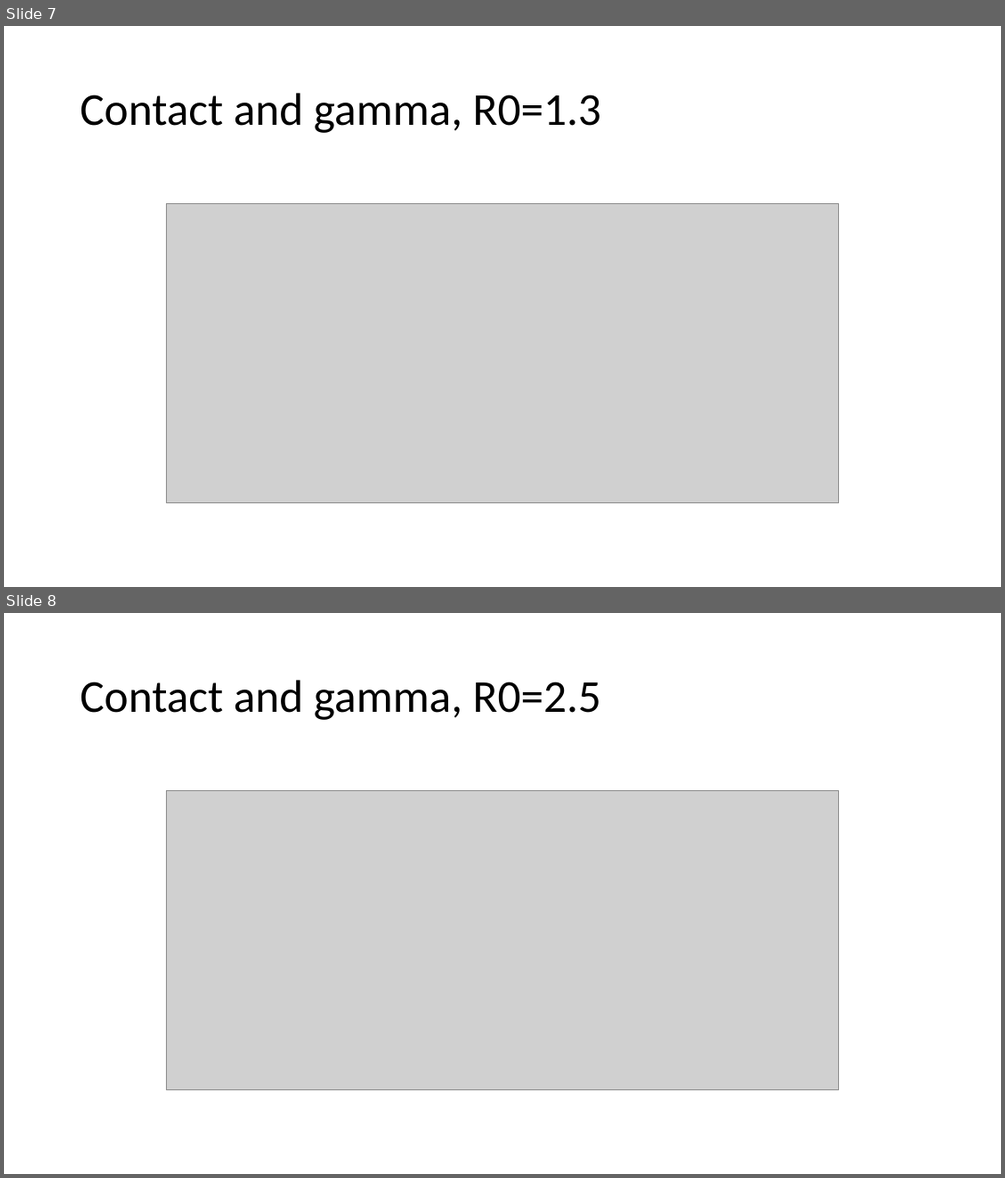
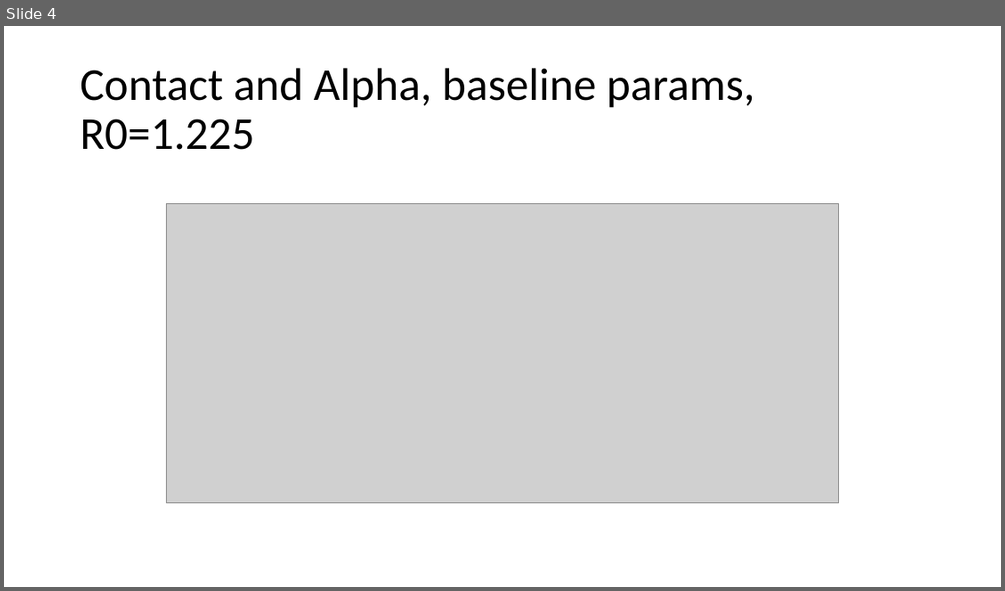
Before and after one commit to asbeagle/newGEM_SIR, a slide deck: someplotz.pptx. Shown one above the other, each under a label of ours: slides 7 and 8 before the commit, slide 4 after it. The pictures are 1005x1178 and 1005x591 pixels, drawn with LibreOffice and Linux fonts; fonts in the diff are those of the drawing; grey boxes stand for pictures. Boxes give left, top, right and bottom in pixels: in the first picture for what was removed or moved away, otherwise in the second. Text is boxed around its words. In the diff, an @@ line names an element or a change of style, - is before the commit and + after.

```diff
--- a/someplotz.pptx
+++ b/someplotz.pptx
@@ slide 8 removed at [4,613,1001,1174], background #FFFFFF @@
@@ title removed at [80,680,601,720] @@
-Contact and gamma, R0=2.5
@@ picture removed at [166,791,840,1090] @@
@@ what was slide 7 is now slide 4 @@
@@ slide 4 changed as well @@
@@ title at [80,68,755,150]: text changed @@
-Contact and gamma, R0=1.3
+Contact and Alpha, baseline params, R0=1.225
```
Also in this commit, not shown: 2 other slides changed, 5 other slides removed, 1 other file.
